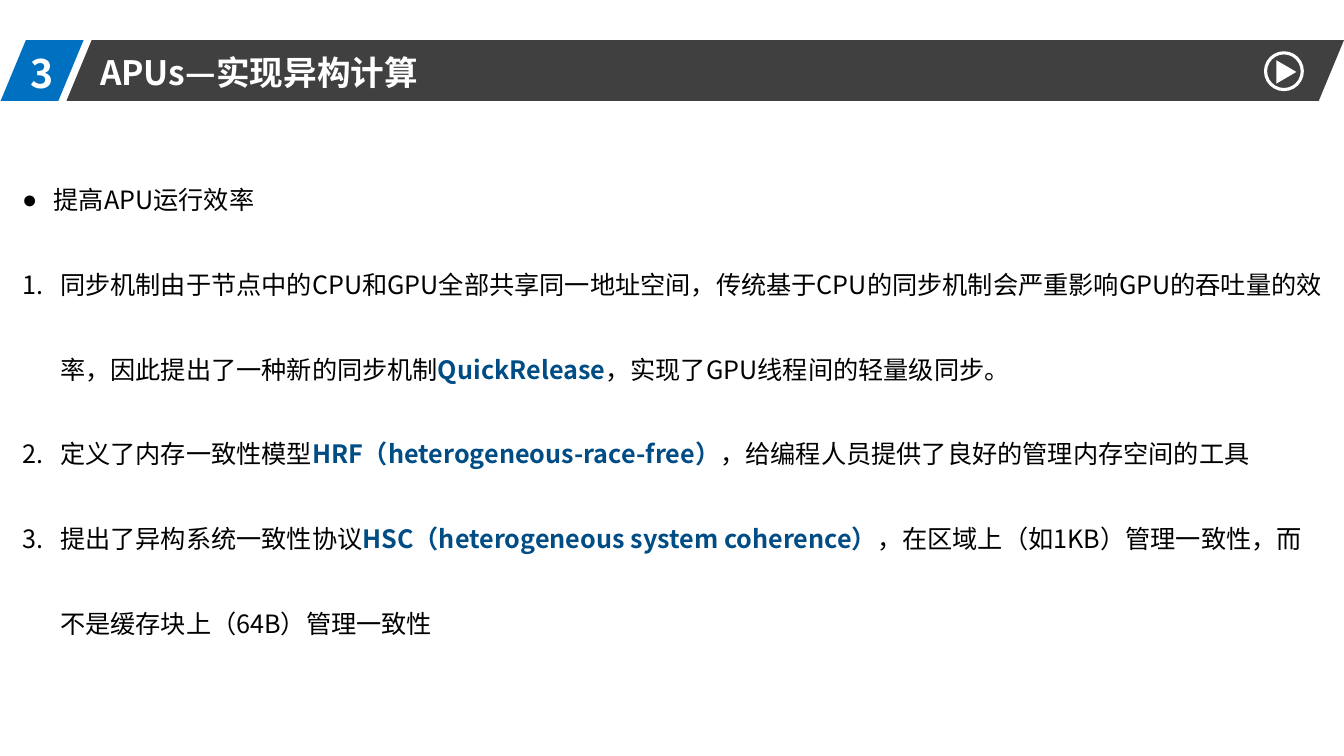
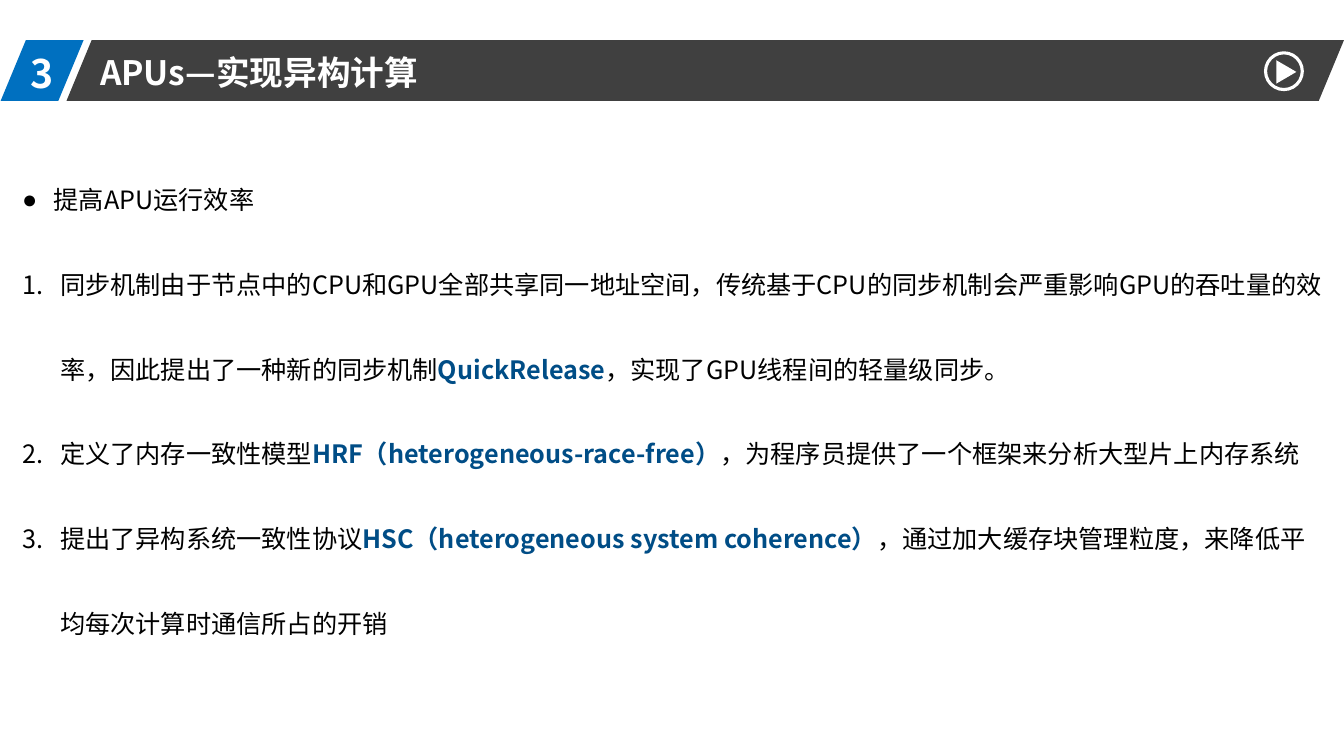
Before and after one commit to DO-MINATOR/buaa, a slide deck: slide 11 of 高性能计算机/高性能.pptx (slide 6 before the commit). Drawn at 1344x756 pixels with LibreOffice and Linux fonts; fonts in the diff are those of the drawing. Boxes give left, top, right and bottom in pixels: in the first picture for what was removed or moved away, otherwise in the second. Text is boxed around its words. In the diff, an @@ line names an element or a change of style, - is before the commit and + after.

```diff
--- a/高性能计算机/高性能.pptx
+++ b/高性能计算机/高性能.pptx
@@ text at bbox=[60, 441, 1305, 635]: text changed @@
-2. 定义了内存一致性模型HRF（heterogeneous-race-free），给编程人员提供了良好的管理内存空间的工具
-3. 提出了异构系统一致性协议HSC（heterogeneous system coherence），在区域上（如1KB）管理一致性，而不是缓存块上（64B）管理一致性
+2. 定义了内存一致性模型HRF（heterogeneous-race-free），为程序员提供了一个框架来分析大型片上内存系统
+3. 提出了异构系统一致性协议HSC（heterogeneous system coherence），通过加大缓存块管理粒度，来降低平均每次计算时通信所占的开销
```
Also in this commit, not shown: 9 other slides changed, 7 slides added, 2 other files.
